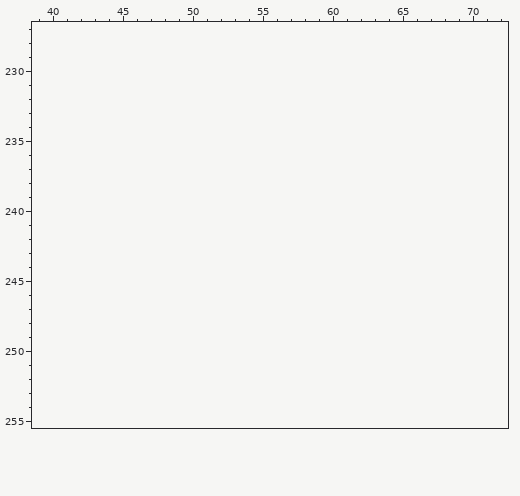
Two states of a pixel-art file, resources/sprites.aseprite. The first picture shows the starting point.
256x128 pixels, 1 frame. Colours within 5 levels of each other are drawn and written as one. Shown: x 39..72, y 227..255. The old version is drawn lined up with the new one, on the new canvas. The commit also changed other parts of the picture, which this record leaves out.
Palette (. is transparent): 
The same view after the edit:
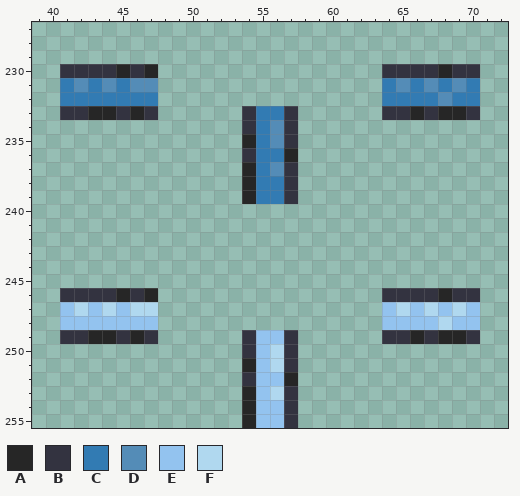
Colours new in this view: A #262626  B #333340  C #327bb3  D #548cb7  E #93c3ef  F #b0d8ef
What changed:
canvas 256x128 -> 256x256
y 230: x 41..47 ....... -> BBBBABA; x 64..70 ....... -> BBBBABB
y 231: x 41..47 ....... -> CDCDCDD; x 64..70 ....... -> CDCDCDC
y 232: x 41..47 ....... -> CCCCCCC; x 64..70 ....... -> CCCCDCC
y 233: x 41..47 ....... -> BBAABAB; x 54..57 .... -> BCCB; x 64..70 ....... -> BBABAAB
y 234: x 54..57 .... -> BCDB
y 235: x 54..57 .... -> ACDB
y 236: x 54..57 .... -> BCCA
y 237: x 54..57 .... -> ACDB
y 238..239: x 54..57 .... -> ACCB
y 246: x 41..47 ....... -> BBBBABA; x 64..70 ....... -> BBBBABB
y 247: x 41..47 ....... -> EFEFEFF; x 64..70 ....... -> EFEFEFE
y 248: x 41..47 ....... -> EEEEEEE; x 64..70 ....... -> EEEEFEE
y 249: x 41..47 ....... -> BBAABAB; x 54..57 .... -> BEEB; x 64..70 ....... -> BBABAAB
y 250: x 54..57 .... -> BEFB
y 251: x 54..57 .... -> AEFB
y 252: x 54..57 .... -> BEEA
y 253: x 54..57 .... -> AEFB
y 254..255: x 54..57 .... -> AEEB
Changed places in both pictures, as pixel boxes (x1, y1, x2, y2):
added: (60, 64, 158, 120)
added: (382, 64, 480, 120)
added: (242, 106, 298, 204)
added: (60, 288, 158, 344)
added: (382, 288, 480, 344)
added: (242, 330, 298, 428)
